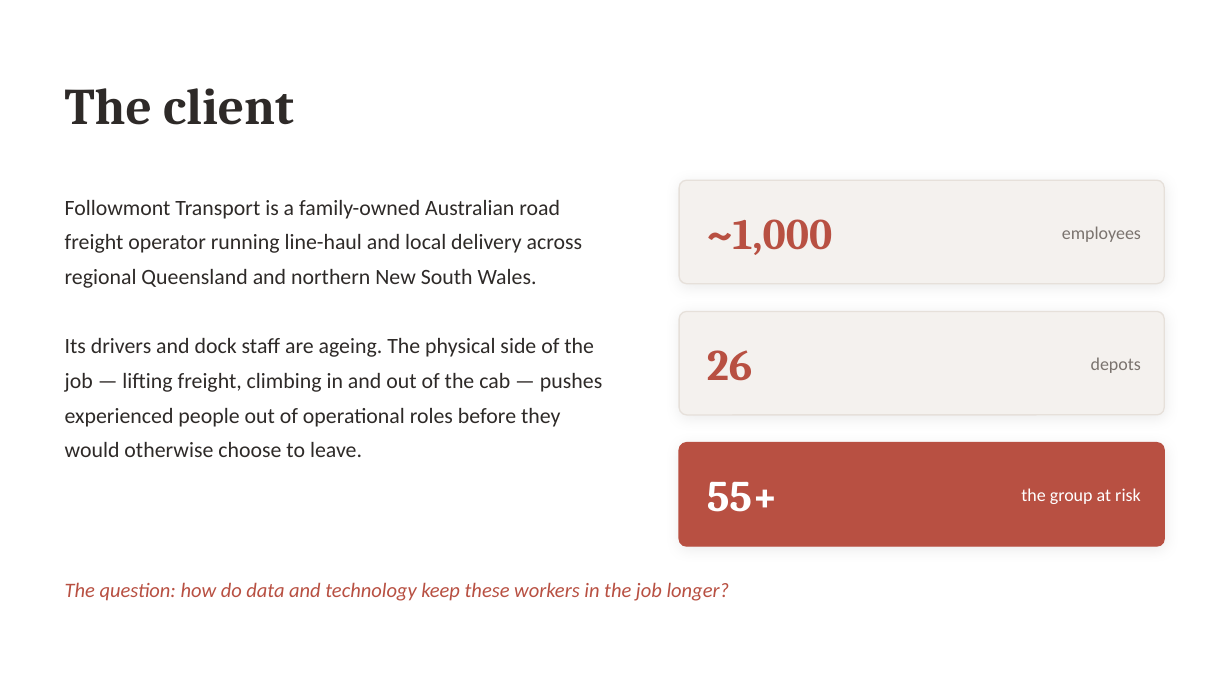
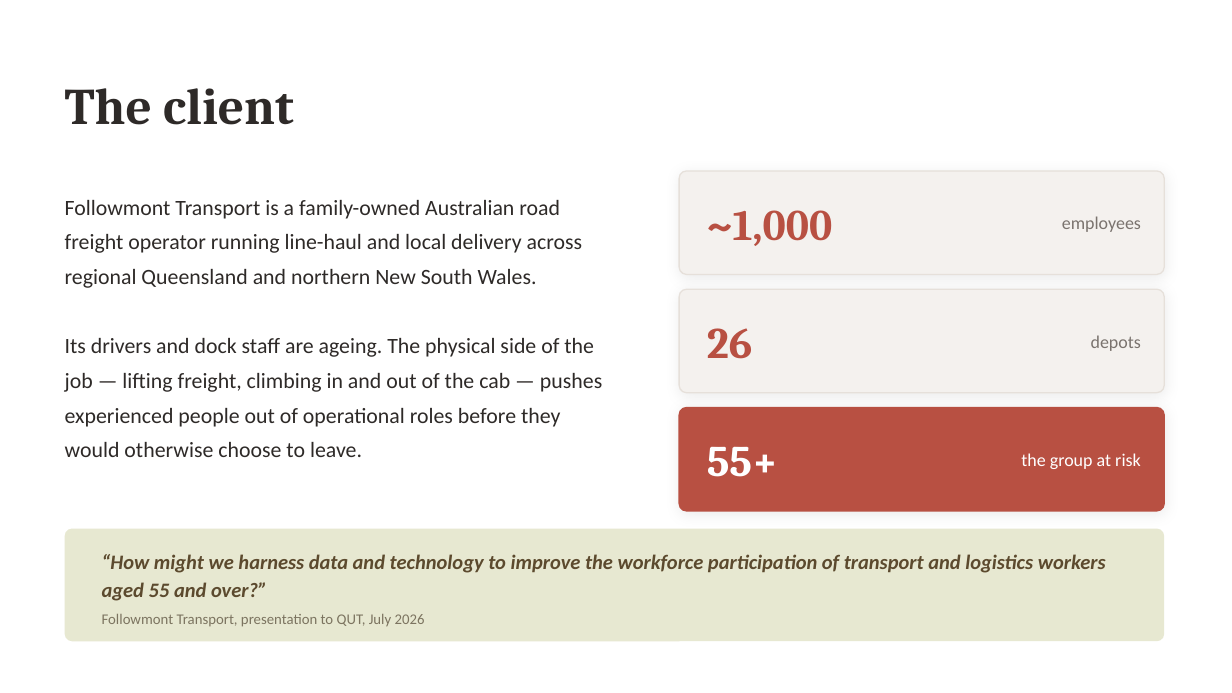
Before and after one commit to danielfrancogomez-wq/My-computer-claude-code, a slide deck: slide 3 of Followmont-Prompt-Chain.pptx. Drawn at 1232x693 pixels with LibreOffice and Linux fonts; fonts in the diff are those of the drawing. Boxes give left, top, right and bottom in pixels: in the first picture for what was removed or moved away, otherwise in the second. Text is boxed around its words. In the diff, an @@ line names an element or a change of style, - is before the commit and + after.

```diff
--- a/Followmont-Prompt-Chain.pptx
+++ b/Followmont-Prompt-Chain.pptx
@@ 2 texts, 1 rounded rectangle: place and size @@
-2 texts, 1 rounded rectangle at box(679, 180, 1165, 284)
+2 texts, 1 rounded rectangle at box(679, 171, 1165, 274)
@@ 2 texts, 1 rounded rectangle: place and size @@
-2 texts, 1 rounded rectangle at box(679, 311, 1165, 415)
+2 texts, 1 rounded rectangle at box(679, 289, 1165, 393)
@@ 2 texts, 1 rounded rectangle: place and size @@
-2 texts, 1 rounded rectangle at box(679, 443, 1165, 546)
+2 texts, 1 rounded rectangle at box(679, 408, 1165, 511)
@@ rounded rectangle added at box(65, 529, 1165, 641), fill #E7E8D1 @@
@@ text at box(102, 554, 1106, 601): text changed; text colour #B85042 to #5C4A2E; bold on @@
-The question: how do data and technology keep these workers in the job longer?
+“How might we harness data and technology to improve the workforce participation of transport and logistics workers aged 55 and over?”
@@ text "“How might we harness data ..." at box(102, 554, 1106, 601): vertical alignment middle to top @@
@@ text added at box(102, 614, 425, 627), 11.5 pt, text #7C7460 @@
+Followmont Transport, presentation to QUT, July 2026
```
Also in this commit, not shown: 7 other slides changed, 1 other file.
